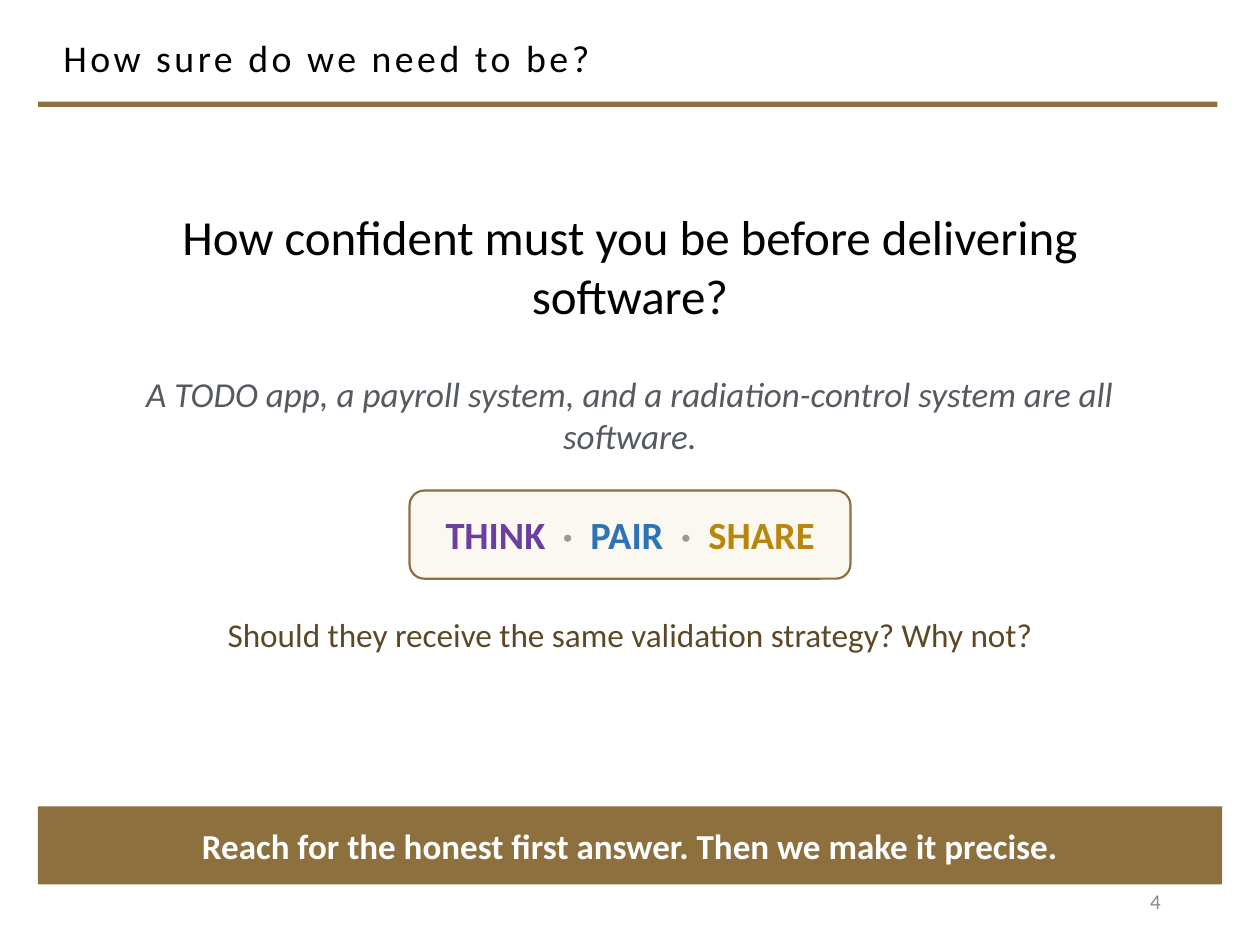
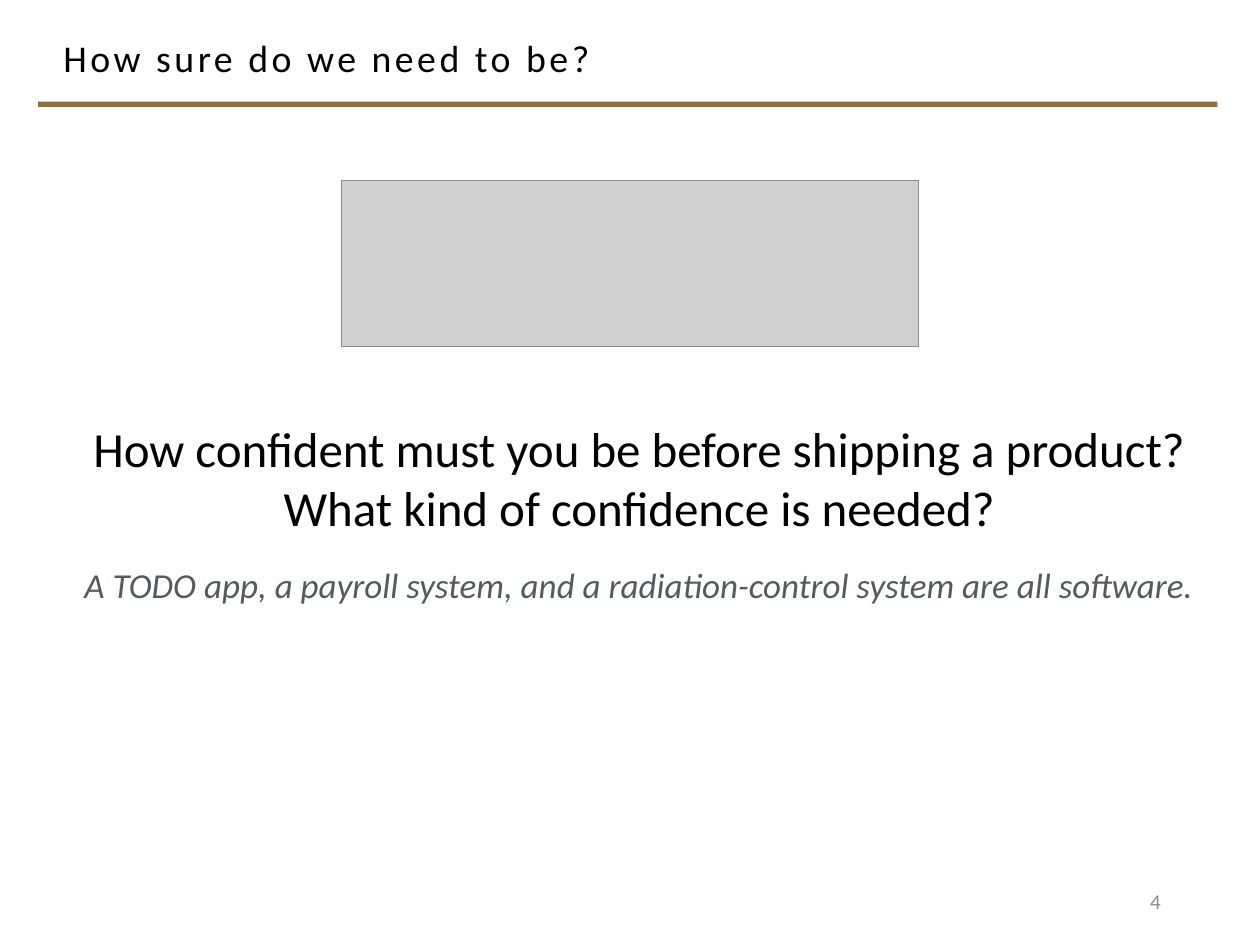
Before and after one commit to davisjam/model-based-agentic-software-engineering, a slide deck: slide 4 of course/lectures/act-1-foundations/08-validation/1-8-Validation.pptx. Drawn at 1260x945 pixels with LibreOffice and Linux fonts; fonts in the diff are those of the drawing; grey boxes stand for pictures; background and template pictures are left out. Boxes give left, top, right and bottom in pixels: in the first picture for what was removed or moved away, otherwise in the second. Text is boxed around its words. In the diff, an @@ line names an element or a change of style, - is before the commit and + after.

```diff
--- a/course/lectures/act-1-foundations/08-validation/1-8-Validation.pptx
+++ b/course/lectures/act-1-foundations/08-validation/1-8-Validation.pptx
@@ picture added at <box>341,180,919,346</box> @@
@@ text at <box>93,433,1185,527</box>: text changed @@
-How confident must you be before delivering software?
+How confident must you be before shipping a product?
+What kind of confidence is needed?
@@ rounded rectangle removed at <box>410,490,850,578</box> @@
-THINK · PAIR · SHARE
@@ text "A TODO app, a payroll ..." rewrapped from <box>146,382,1113,449</box> to <box>84,573,1193,604</box> @@
@@ text removed at <box>228,624,1032,653</box> @@
-Should they receive the same validation strategy? Why not?
@@ rectangle removed at <box>38,806,1222,885</box> @@
-Reach for the honest first answer. Then we make it precise.
```
Also in this commit, not shown: 12 other slides changed.
